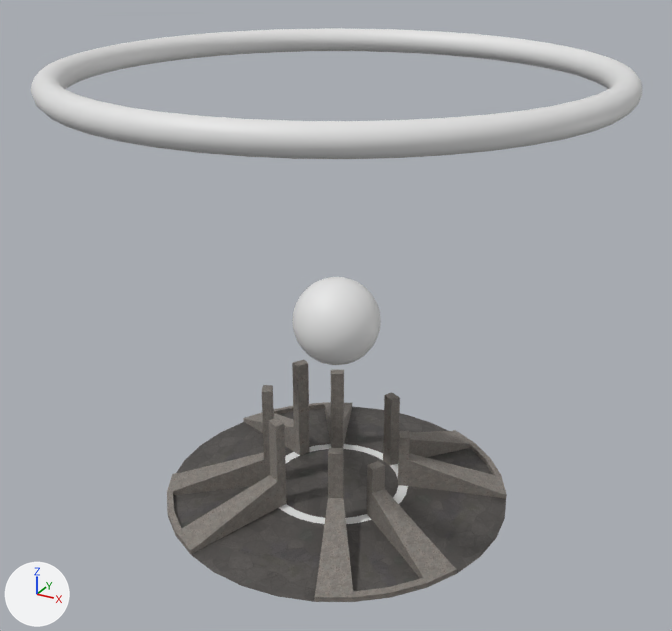
What one commit did to the Blender file lesson_1.bot/public/models/base/base.blend.
Before and after are seen from a 50 mm lens placed at (5.94, -10.81, 8.36), pointed at (0.05, -0.1, 3.01). The lights are fixed; the arrows at lower left show +X, +Y and +Z.

The first picture shows 'Ring', 'Root', 'Sphere'.
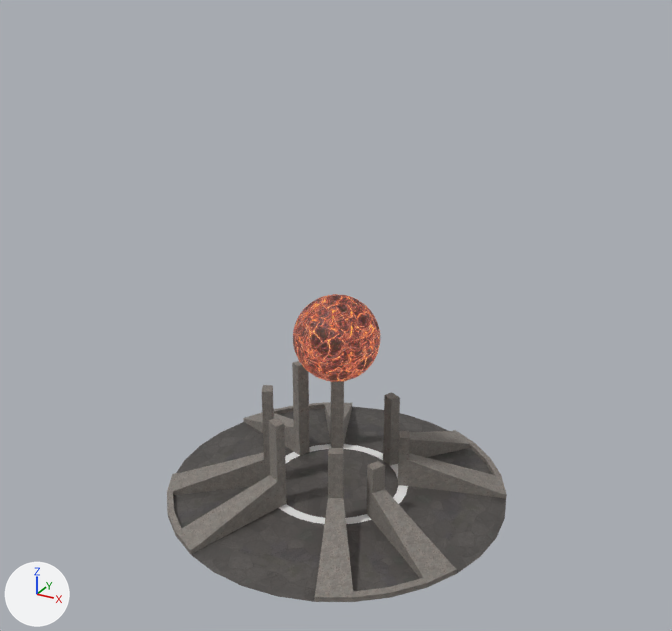
What differs and where, as boxes [x1, y1, x2, y2] in the pictures (672 x 631 px):
'Ring', deleted: before [31, 28, 642, 159]
'Sphere', surface changed, moved, turned (grey to brown): before [292, 277, 381, 365]; after [293, 294, 380, 382]

What changed in the scene script:
```text
Add img_roughness_jpg:
    img_roughness_jpg = load_image('Roughness.jpg', 'lava/Roughness.jpg', 256, 256, 'Non-Color')
Add img_emissive_jpg:
    img_emissive_jpg = load_image('Emissive.jpg', 'lava/Emissive.jpg', 256, 256, 'Non-Color')
Add img_albedo_jpg:
    img_albedo_jpg = load_image('Albedo.jpg', 'lava/Albedo.jpg', 256, 256, 'sRGB')
Change mat_mat_sphere_shine:
    remove # nodes: BsdfPrincipled, OutputMaterial
    nodes: BsdfPrincipled, OutputMaterial, TexImage x3, UVMap
    uses the picture img_albedo_jpg
    uses the picture img_emissive_jpg
    uses the picture img_roughness_jpg
Remove ob_ring:
    ob_ring = bpy.data.objects.new('Ring', me_ring)
    ob_ring.parent = ob_sphere
    ob_ring.matrix_parent_inverse = Matrix(((1.563, 0.0, 0.0, 0.0), (0.0, 1.563, 0.0, 0.0), (0.0, 0.0, 1.563, -4.49), (0.0, 0.0, 0.0, 1.0)))
    ob_ring.location = (0.0, 0.0, 6.346)
    ob_ring.scale = (3.62, 3.62, 3.62)
Change ob_sphere:
    ob_sphere.location: (0.0, 0.0, 2.872) -> (0.0, 0.0, 2.599)
    ob_sphere.rotation_euler: (0.0, 0.0, 0.0) -> (0.89, -0.295, -0.14)  # degrees (0, 0, 0) -> degrees (51, -17, -8)
```
